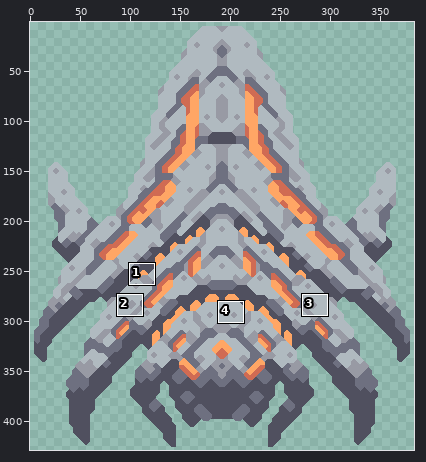
Edited in one commit: sprite sheet (assets/sprites/units/vanilla/Eclipse/twilight.png). The picture above shows the old version from afar; the outline marks the close-up.
Close-up. Before:
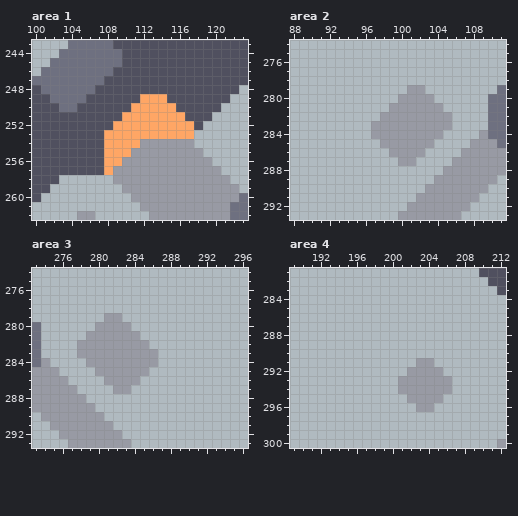
The file is 384x429 pixels. Shown: area 1: x 100..123, y 243..262; area 2: x 88..111, y 274..293; area 3: x 273..296, y 274..293; area 4: x 189..212, y 281..300. The wide view leaves out empty margins. The commit also changed other parts of the picture, which this record leaves out.
The same view after the edit:
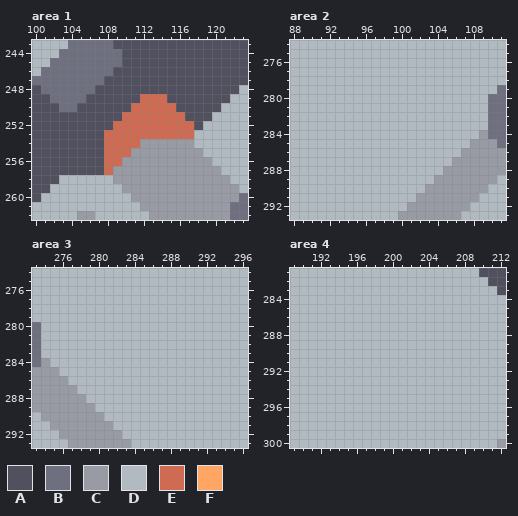
Palette (. is transparent): A #50505f  B #6e7080  C #989aa4  D #b0bac0  E #d06b53  F #ffa665
Difference:
--- area 1
@@ x 106..119 @@
 248 BAAAAAAAAAAAAA
-249 AAAAAAFFFAAAAA
-250 AAAAAFFFFFAAAA
-251 AAAAFFFFFFFAAA
-252 AAAFFFFFFFFFAD
-253 AAFFFFFFFFFFDD
-254 AAFFFFCCCCCCDD
-255 AAFFFCCCCCCCCD
-256 AAFFCCCCCCCCCC
-257 AAFCCCCCCCCCCC
+249 AAAAAAEEEAAAAA
+250 AAAAAEEEEEAAAA
+251 AAAAEEEEEEEAAA
+252 AAAEEEEEEEEEAD
+253 AAEEEEEEEEEEDD
+254 AAEEEECCCCCCDD
+255 AAEEECCCCCCCCD
+256 AAEECCCCCCCCCC
+257 AAECCCCCCCCCCC
 258 DDDCCCCCCCCCCC
--- area 2
@@ x 95..107 @@
 278 DDDDDDDDDDDDD
-279 DDDDDDCCDDDDD
-280 DDDDDCCCCDDDD
-281 DDDDCCCCCCDDD
-282 DDDCCCCCCCCDD
-283 DDCCCCCCCCCDD
-284 DDCCCCCCCCDDD
-285 DDDCCCCCCDDDD
-286 DDDDCCCCDDDDC
-287 DDDDDCCDDDDCC
+279 DDDDDDDDDDDDD
+280 DDDDDDDDDDDDD
+281 DDDDDDDDDDDDD
+282 DDDDDDDDDDDDD
+283 DDDDDDDDDDDDD
+284 DDDDDDDDDDDDD
+285 DDDDDDDDDDDDD
+286 DDDDDDDDDDDDC
+287 DDDDDDDDDDDCC
 288 DDDDDDDDDDCCC
--- area 3
@@ x 276..288 @@
 278 DDDDDDDDDDDDD
-279 DDDDDCCDDDDDD
-280 DDDDCCCCDDDDD
-281 DDDCCCCCCDDDD
-282 DDCCCCCCCCDDD
-283 DDCCCCCCCCCDD
-284 DDDCCCCCCCCDD
-285 DDDDCCCCCCDDD
-286 CDDDDCCCCDDDD
-287 CCDDDDCCDDDDD
+279 DDDDDDDDDDDDD
+280 DDDDDDDDDDDDD
+281 DDDDDDDDDDDDD
+282 DDDDDDDDDDDDD
+283 DDDDDDDDDDDDD
+284 DDDDDDDDDDDDD
+285 DDDDDDDDDDDDD
+286 CDDDDDDDDDDDD
+287 CCDDDDDDDDDDD
 288 CCCDDDDDDDDDD
--- area 4
@@ x 199..208 @@
 290 DDDDDDDDDD
-291 DDDDCCDDDD
-292 DDDCCCCDDD
-293 DDCCCCCCDD
-294 DDCCCCCCDD
-295 DDDCCCCDDD
-296 DDDDCCDDDD
+291 DDDDDDDDDD
+292 DDDDDDDDDD
+293 DDDDDDDDDD
+294 DDDDDDDDDD
+295 DDDDDDDDDD
+296 DDDDDDDDDD
 297 DDDDDDDDDD
Pixel boxes of the changes (left, top, right, bottom) in both close-ups:
changed: (104, 94, 194, 175)
changed: (371, 85, 452, 166)
changed: (77, 313, 158, 394)
changed: (398, 358, 452, 412)
